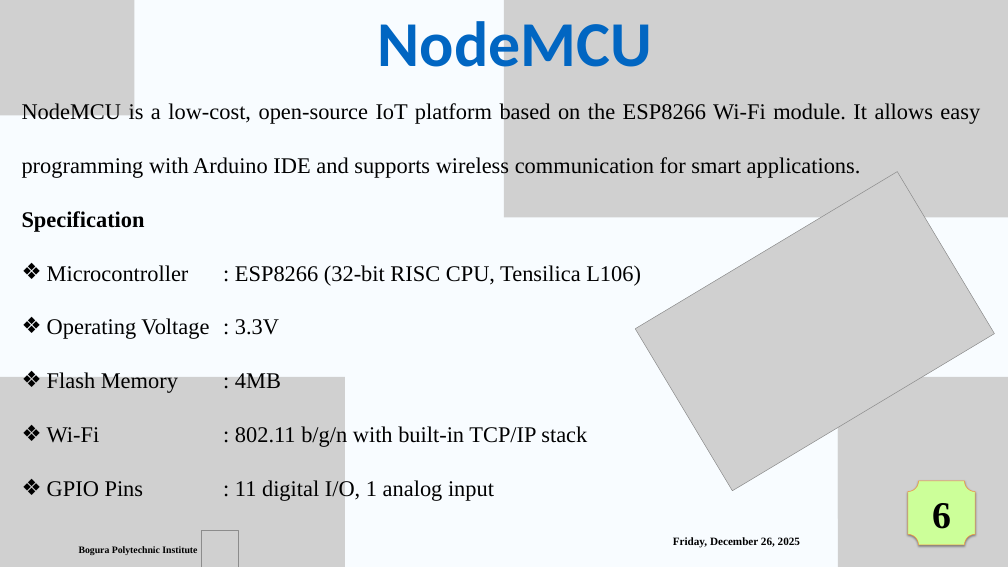
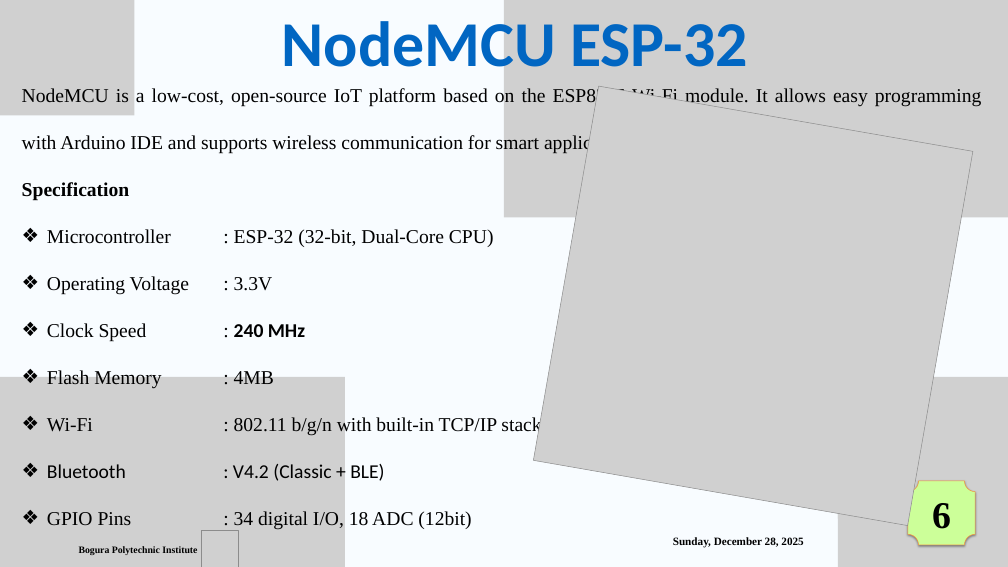
Before and after one commit to riyadhasan24/NRF_Based_Wireless_Dual_Control_Robotic_Arm, a slide deck: slide 8 of Riyad.pptx. Drawn at 1008x567 pixels with LibreOffice and Linux fonts; fonts in the diff are those of the drawing; grey boxes stand for pictures. Boxes give left, top, right and bottom in pixels: in the first picture for what was removed or moved away, otherwise in the second. Text is boxed around its words. In the diff, an @@ line names an element or a change of style, - is before the commit and + after.

```diff
--- a/Riyad.pptx
+++ b/Riyad.pptx
@@ text at (282, 13, 748, 82): text changed @@
-NodeMCU
+NodeMCU ESP-32
@@ text "NodeMCU is a low-cost, open-source ...": place and size @@
-text "NodeMCU is a low-cost, open-source ..." at (22, 102, 980, 501)
+text "NodeMCU is a low-cost, open-source ..." at (22, 87, 982, 530)
@@ text at (22, 87, 982, 436): size 32 to 28 pt in "NodeMCU is a low-cost, open-source IoT platform ...", "Specification", "Operating Voltage : 3.3V", "Flash Memory : 4MB" and 1 more places @@
@@ picture at (533, 86, 973, 526): rotation 329 to 9 degrees @@
@@ text at (47, 229, 494, 247): text changed; size 32 to 28 pt @@
-❖ Microcontroller : ESP8266 (32-bit RISC CPU, Tensilica L106)
+❖ Microcontroller : ESP-32 (32-bit, Dual-Core CPU)
@@ text at (47, 323, 305, 342): paragraph added @@
+❖ Clock Speed : 240 MHz
@@ text at (47, 464, 471, 530): text changed; size 32 to 28 pt @@
-❖ GPIO Pins : 11 digital I/O, 1 analog input
+❖ Bluetooth : V4.2 (Classic + BLE)
+❖ GPIO Pins : 34 digital I/O, 18 ADC (12bit)
@@ text at (673, 537, 803, 548): text changed @@
-Friday, December 26, 2025
+Sunday, December 28, 2025
```
Also in this commit, not shown: 19 other slides changed, 1 other file.
